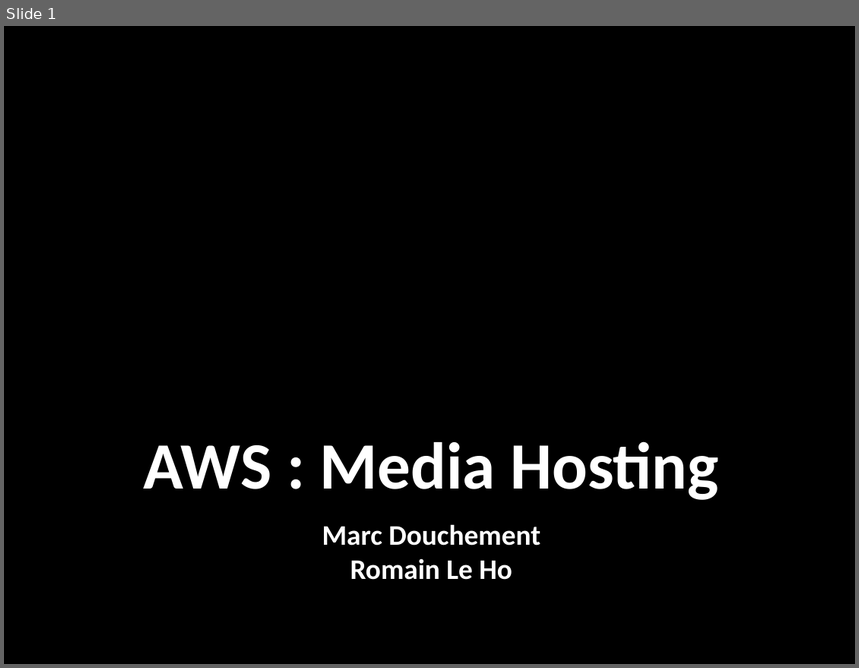
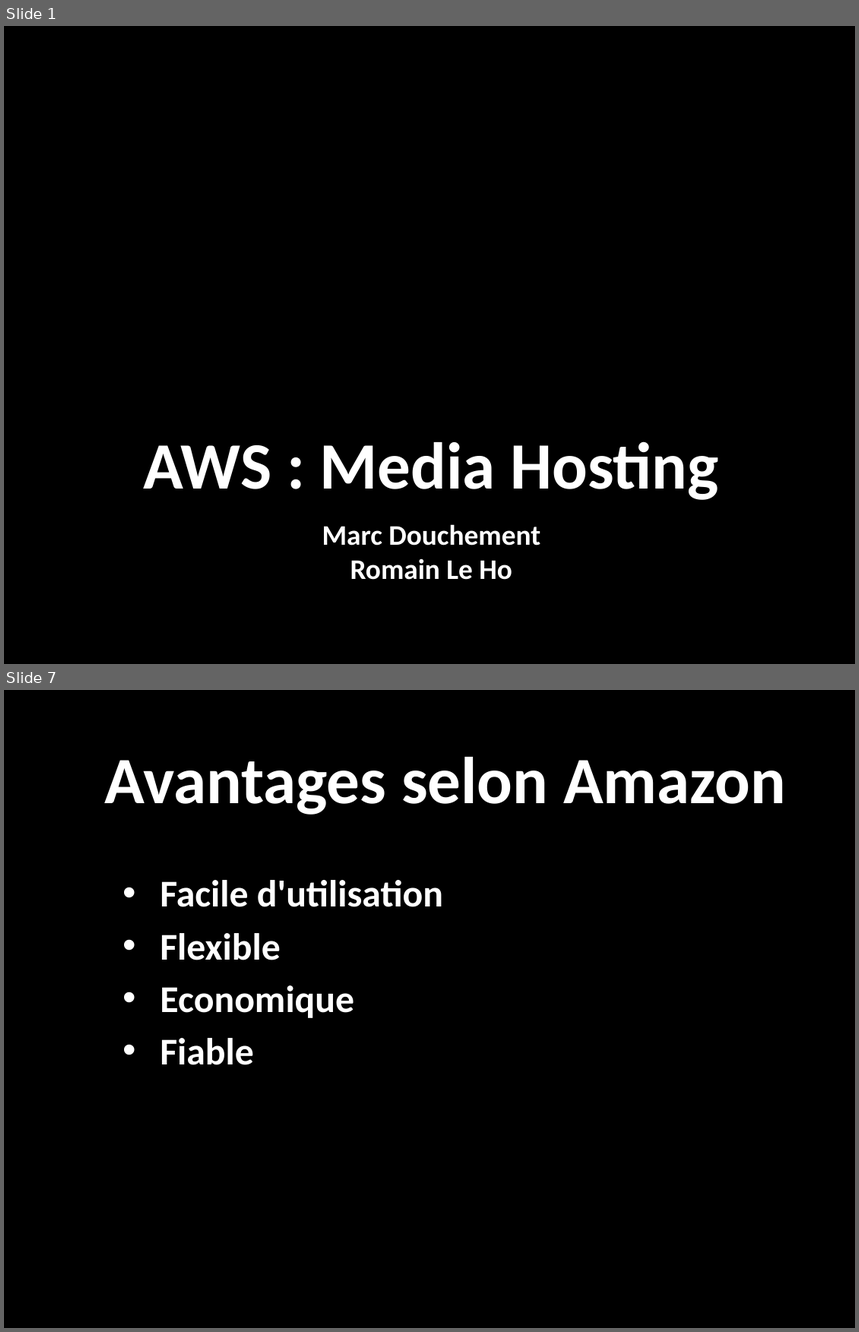
Before and after one commit to romfret/TLC, a slide deck: AWS - Media Hosting.pptx. Shown one above the other, each under a label of ours: slide 1 before the commit, slides 1 and 7 after it; the slides between them are not shown. The pictures are 859x668 and 859x1332 pixels, drawn with LibreOffice and Linux fonts; fonts in the diff are those of the drawing; background and template pictures are left out. Boxes give left, top, right and bottom in pixels: in the first picture for what was removed or moved away, otherwise in the second. Text is boxed around its words. In the diff, an @@ line names an element or a change of style, - is before the commit and + after.

```diff
--- a/AWS - Media Hosting.pptx
+++ b/AWS - Media Hosting.pptx
@@ slide 7 added at <box>4,690,855,1328</box>, background picture (left out) @@
@@ title added at <box>105,757,786,815</box>, 56 pt, text #FFFFFF, bold @@
+Avantages selon Amazon
@@ text added at <box>160,880,443,1065</box>, 32 pt, text #FFFFFF, bold @@
+  • Facile d'utilisation
+  • Flexible
+  • Economique
+  • Fiable
```
Also in this commit, not shown: 2 slides changed, 3 other slides added, 1 slide removed.
